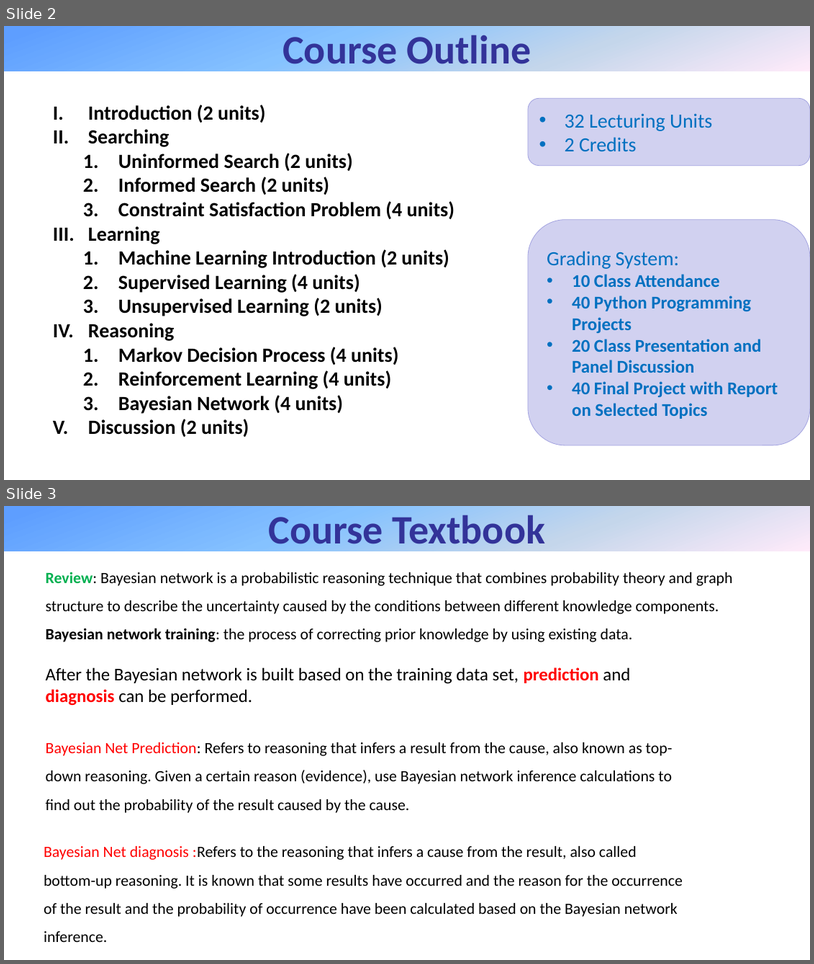
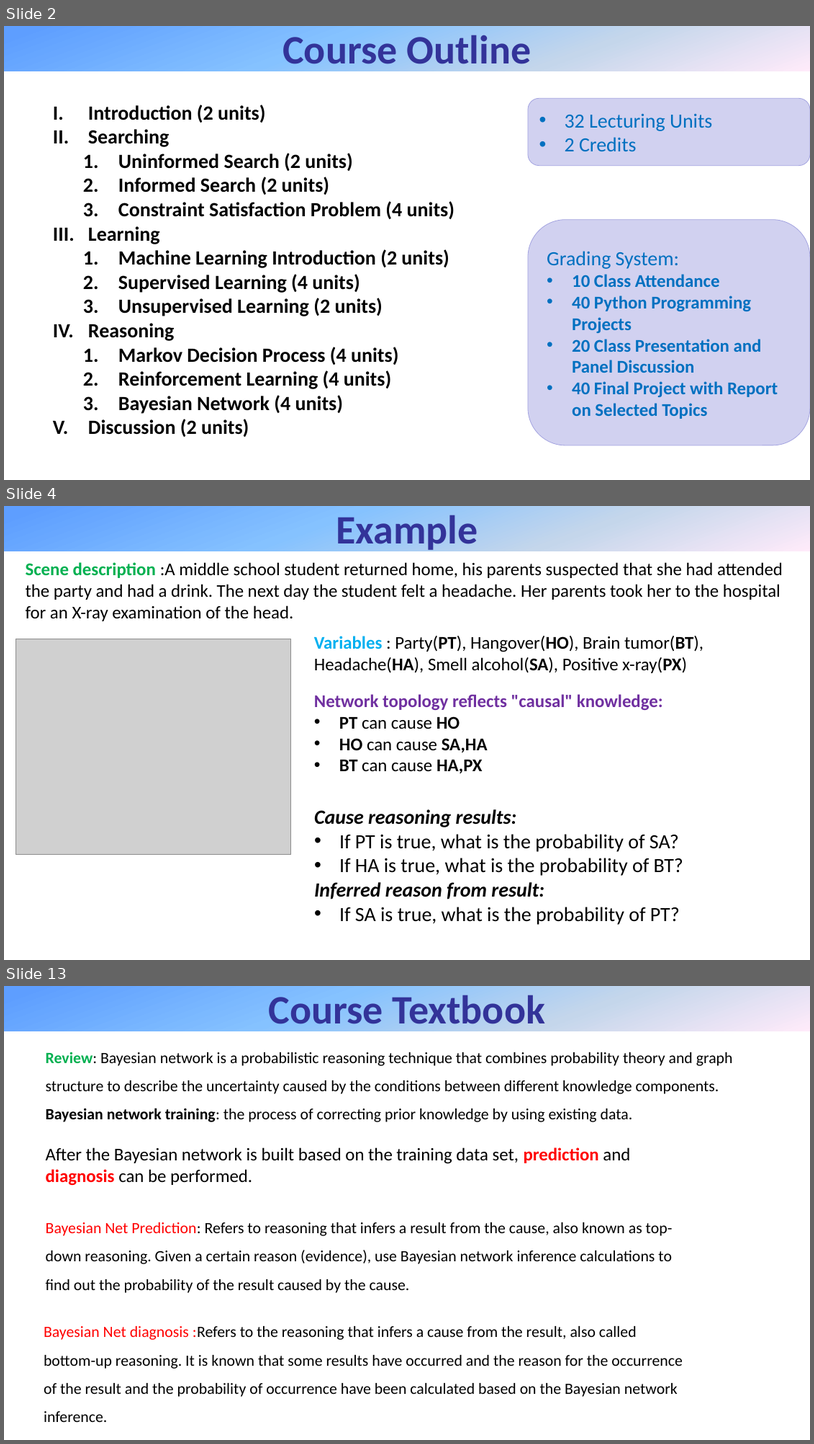
Before and after one commit to WeakX/Notes, a slide deck: ref/BayesNet.pptx. Shown one above the other, each under a label of ours: slides 2 and 3 before the commit, slides 2, 4 and 13 after it; the slides between them are not shown. The pictures are 814x964 and 814x1444 pixels, drawn with LibreOffice and Linux fonts; fonts in the diff are those of the drawing; grey boxes stand for pictures. Boxes give left, top, right and bottom in pixels: in the first picture for what was removed or moved away, otherwise in the second. Text is boxed around its words. In the diff, an @@ line names an element or a change of style, - is before the commit and + after.

```diff
--- a/ref/BayesNet.pptx
+++ b/ref/BayesNet.pptx
@@ slide 4 added at (4,506,810,960), background #FFFFFF @@
@@ rectangle added at (4,506,810,551), fill gradient #5E9EFF to #85C2FF to #C4D6EB to #FFEBFA, 36 pt, text #333399, bold @@
+Example
@@ text added at (26,562,783,621), 16 pt, text #000000 @@
+Scene description :A middle school student returned home, his parents suspected that she had attended the party and had a drink. The next day the student felt a headache. Her parents took her to the hospital for an X-ray examination of the head.
@@ picture added at (16,639,291,854) @@
@@ text added at (314,636,704,673), 16 pt, text #000000 @@
+Variables : Party(PT), Hangover(HO), Brain tumor(BT), Headache(HA), Smell alcohol(SA), Positive x-ray(PX)
@@ text added at (314,694,664,773), 16 pt, text #000000, bold @@
+Network topology reflects "causal" knowledge:
+• PT can cause HO
+• HO can cause SA,HA
+• BT can cause HA,PX
@@ text added at (314,809,684,924), 18 pt, text #000000 @@
+Cause reasoning results:
+• If PT is true, what is the probability of SA?
+• If HA is true, what is the probability of BT?
+Inferred reason from result:
+• If SA is true, what is the probability of PT?
@@ what was slide 3 is now slide 13 @@
```
Also in this commit, not shown: 9 other slides added, 1 other file.
